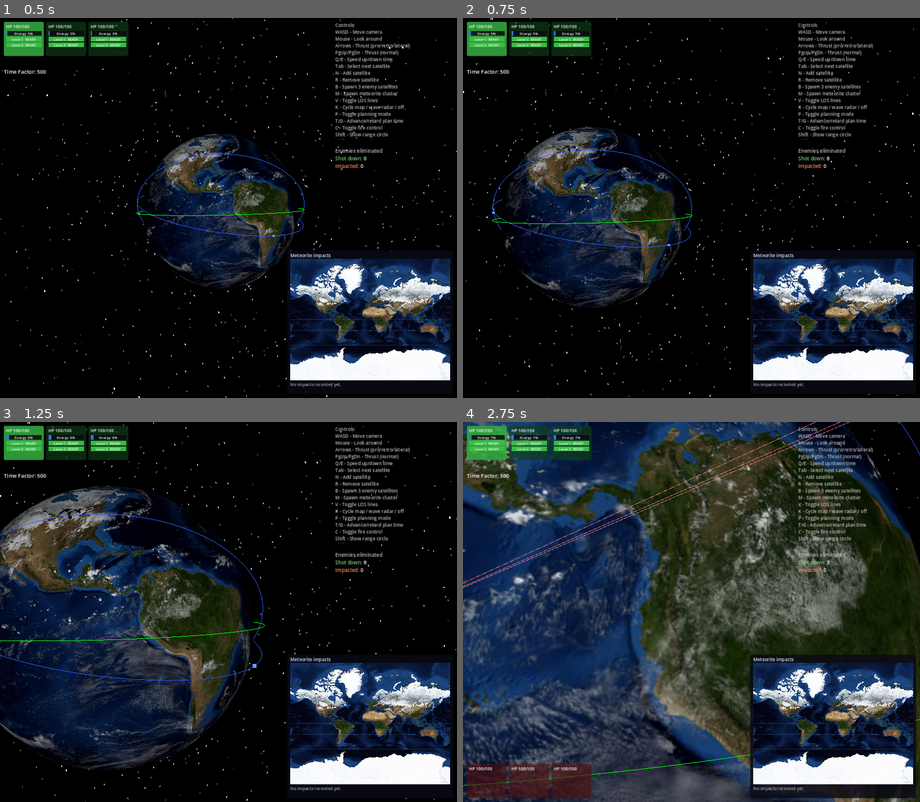
Above: before the commit, frames 1-4 (two rows, left to right).
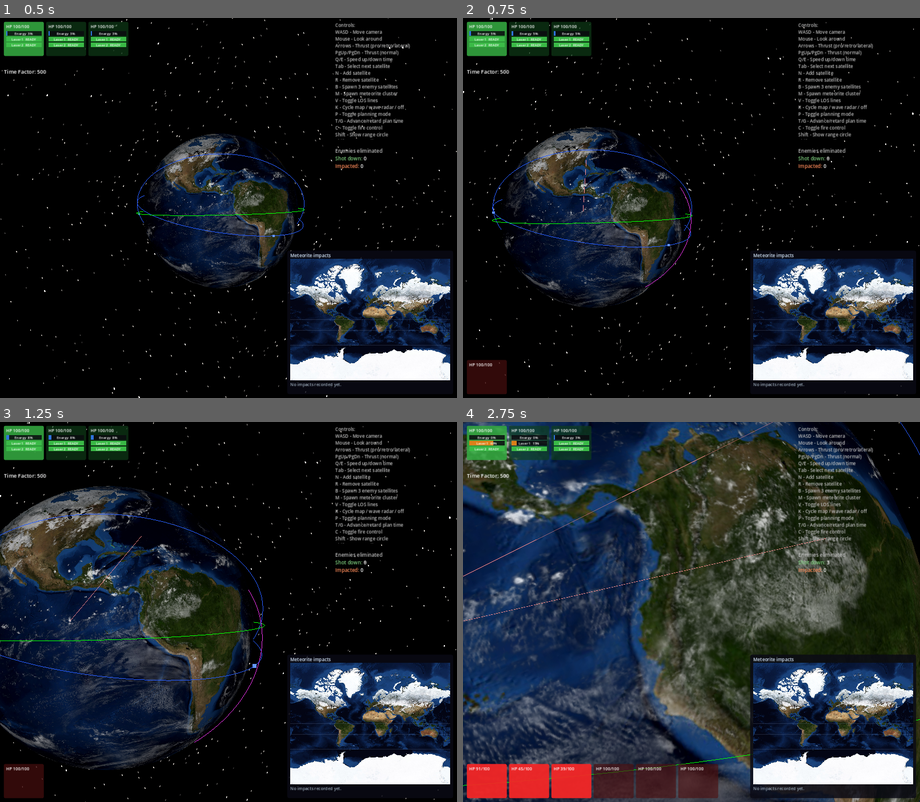
Above: after the commit, the same moments.

Repository: mellenburg/game
Game: Godot game, scene res://scenes/main.tscn
Same seed, same stepped clock (60 frames per second), same inputs: the game is played once before the commit and once after it.
Inputs (mouse positions are in pixels of both pictures, inside the frame that each line leads up to):
- Up to frame 1 (0.5 s): no input
- Up to frame 2 (0.75 s): tap Enter at 0.5 s; move the mouse to (714, 208) at 0.52 s; hold W (move_forward) from 0.53 s (still down); tap J (add_decaying_enemy, bound only after the commit) at 0.6 s
- Up to frame 3 (1.25 s): keep holding W (move_forward)
- Up to frame 4 (2.75 s): keep holding W (move_forward); move the mouse to (668, 612) at 1.27 s; tap B (add_enemies) at 1.35 s; tap J (add_decaying_enemy, bound only after the commit) at 1.55, 2.3 s; move the mouse to (700, 604) at 2.02 s; tap M (add_meteorites) at 2.1 s

Frame 1 is identical in both runs. In frame 2, 0.8% of the frame differs, in the area x 0-50%, y 36-99%; in frame 3, 0.9%; in frame 4, 5.4%, in the area x 0-85%, y 0-100%.

Commit message:
Add decaying-orbit enemy spawned with J: ascends to a 500 km apogee, gets a retrograde momentum kick that halves r_p, then impacts ground.
The orbit is rendered only up to apogee on the ascending leg
(update_ascent_arc) and switches to the meteorite-style truncated
ground-impact arc once the burn fires. Apogee detection lives in
Satellite.advance_time as an r·v sign-flip; the burn applies the
analytical scale factor sqrt((r+r_p)/(2r+r_p)) to the velocity, which
preserves apogee and exactly halves perigee at the apogee point.

Diff:
--- a/godot/project.godot
+++ b/godot/project.godot
@@ -109,6 +109,10 @@
 "deadzone": 0.5,
 "events": [Object(InputEventKey,"resource_local_to_scene":false,"resource_name":"","device":-1,"window_id":0,"alt_press …(191 unchanged characters)…
 }
+add_decaying_enemy={
+"deadzone": 0.5,
+"events": [Object(InputEventKey,"resource_local_to_scene":false,"resource_name":"","device":-1,"window_id":0,"alt_pressed":false,"shift_pressed":false,"ctrl_pressed":false,"meta_pressed":false,"pressed":false,"keycode":0,"physical_keycode":74,"key_label":0,"unicode":0,"location":0,"echo":false,"script":null)]
+}
 toggle_los={
 "deadzone": 0.5,
 "events": [Object(InputEventKey,"resource_local_to_scene":false,"resource_name":"","device":-1,"window_id":0,"alt_press …(191 unchanged characters)…
--- a/godot/scripts/earth_system.gd
+++ b/godot/scripts/earth_system.gd
@@ -91,6 +91,18 @@
 const METEORITE_WAVE_DURATION_SEC: float = 10.0
 const METEORITE_WAVE_PREROLL_SEC: float = 10.0
 
+# Decaying-orbit enemy: spawned just past perigee on a low elliptical
+# orbit, ascends to apogee, then burns at apogee to halve r_p. The new
+# perigee is well below Earth's surface (r_p_new = r_p/2 < EARTH_RADIUS
+# for any r_a < 12.7 R_e), so the body impacts ground on the descending
+# leg. Apogee 500 km altitude per design spec; perigee 100 km is the
+# lowest workable initial altitude that still leaves the spawn point
+# (15° past perigee) clear of the surface.
+const DECAYING_APOGEE_ALT_KM: float = 500.0
+const DECAYING_PERIGEE_ALT_KM: float = 100.0
+const DECAYING_INITIAL_NU_DEG: float = 15.0
+const DECAYING_HP: float = 100.0
+
 @export var time_factor: int = 500
 var planning_dt: int = 0
 var planning_mode: bool = false
@@ -265,12 +277,13 @@
 			i += 1
 			continue
 		# Tally enemy terminations by cause: HP gone -> shot down by a
-		# weapon; meteorite still has HP -> ground impact (advance_time
-		# kills it on surface crossing without touching hp).
+		# weapon; sub-orbital body (meteorite or post-burn decaying
+		# enemy) still has HP -> ground impact (advance_time kills it
+		# on surface crossing without touching hp).
 		if sat.team == Satellite.TEAM_ENEMY:
 			if sat.hp <= 0.0:
 				enemies_shot_down += 1
-			elif sat.is_meteorite:
+			elif sat.is_meteorite or sat.is_decaying:
 				meteorites_impacted += 1
 				_record_meteorite_impact(sat)
 		# Mirror removal in planning so indices stay aligned.
@@ -384,6 +397,8 @@
 		add_meteorite_storm()
 	if Input.is_action_just_pressed("start_meteorite_wave"):
 		start_meteorite_wave()
+	if Input.is_action_just_pressed("add_decaying_enemy"):
+		add_decaying_enemy()
 	if Input.is_action_just_pressed("toggle_los"):
 		hud.los_visible = not hud.los_visible
 	if Input.is_action_just_pressed("toggle_impact_map"):
@@ -696,6 +711,55 @@
 	}
 
 
+# Spawn a single decaying-orbit enemy. Highly elliptical, spawned just
+# past perigee on the ascending leg with apogee at the configured low
+# altitude. The body climbs to apogee, gets a retrograde momentum kick
+# that halves r_p (driving perigee below Earth's surface), and then
+# impacts on the descending leg.
+func add_decaying_enemy() -> void:
+	var sat := _make_decaying_enemy()
+	satellite_container.add_child(sat)
+	real_satellites.append(sat)
+
+
+func _make_decaying_enemy() -> Satellite:
+	var sat := Satellite.new()
+	sat.team = Satellite.TEAM_ENEMY
+	sat.weapons.clear()
+	sat.is_decaying = true
+	sat.hp = DECAYING_HP
+
+	var r_p := EarthOrbit.EARTH_RADIUS_KM + DECAYING_PERIGEE_ALT_KM
+	var r_a := EarthOrbit.EARTH_RADIUS_KM + DECAYING_APOGEE_ALT_KM
+	var a := 0.5 * (r_p + r_a)
+	var e := (r_a - r_p) / (r_a + r_p)
+	var p_slr := a * (1.0 - e * e)
+	var nu := deg_to_rad(DECAYING_INITIAL_NU_DEG)
+
+	# Random orbital plane: pick an inclination/RAAN/argp triple so each
+	# spawn comes in from a different direction. Build perifocal-frame
+	# state (perigee along +x_pqw) at the requested true anomaly, then
+	# rotate into ECI with the standard 3-1-3 sequence.
+	var inc := _rng.randf_range(0.0, PI)
+	var raan := _rng.randf_range(0.0, TAU)
+	var argp := _rng.randf_range(0.0, TAU)
+	var co := cos(raan); var so := sin(raan)
+	var ci := cos(inc); var si := sin(inc)
+	var cw := cos(argp); var sw := sin(argp)
+	var pqw_x := Vector3(co * cw - so * sw * ci,  so * cw + co * sw * ci,  sw * si)
+	var pqw_y := Vector3(-co * sw - so * cw * ci, -so * sw + co * cw * ci, cw * si)
+
+	var r_at := p_slr / (1.0 + e * cos(nu))
+	var pos := pqw_x * (r_at * cos(nu)) + pqw_y * (r_at * sin(nu))
+	# Perifocal velocity from the conic identities: v_p = sqrt(μ/p) * -sin(ν),
+	# v_q = sqrt(μ/p) * (e + cos(ν)). Prograde so the body advances
+	# toward apogee.
+	var v_mag := sqrt(EarthOrbit.MU / p_slr)
+	var vel := pqw_x * (-v_mag * sin(nu)) + pqw_y * (v_mag * (e + cos(nu)))
+	sat.orbit = EarthOrbit.new(pos, vel)
+	return sat
+
+
 func _make_enemy_in_random_orbit() -> Satellite:
 	var sat := Satellite.new()
 	sat.team = Satellite.TEAM_ENEMY
--- a/godot/scripts/orbital_path.gd
+++ b/godot/scripts/orbital_path.gd
@@ -167,6 +167,52 @@
 	_last_color = color
 
 
+## Render the ascending-arc-only path of a decaying-orbit enemy: from
+## the body's current true anomaly forward in motion up to (but not
+## past) apogee at nu = π. Used when r·v ≥ 0 — once the body has
+## crossed apogee and the burn has fired, the caller switches over to
+## update_trajectory to draw the ground-impact arc instead.
+func update_ascent_arc(orbit: EarthOrbit) -> void:
+	if not orbit.is_state_valid():
+		_array_mesh.clear_surfaces()
+		return
+	var e := orbit.ecc
+	var p_slr := orbit.p_slr
+	if not is_finite(e) or not is_finite(p_slr) or p_slr <= 0.0:
+		_array_mesh.clear_surfaces()
+		return
+	# orbit.nu wraps to (-π, π]; on the ascending branch r·v ≥ 0 it sits
+	# in [0, π]. Refuse to render past apogee — caller is responsible
+	# for switching renderers once the body crosses.
+	var nu0: float = orbit.nu
+	if nu0 < 0.0 or nu0 >= PI:
+		_array_mesh.clear_surfaces()
+		return
+
+	var co := cos(orbit.raan); var so := sin(orbit.raan)
+	var ci := cos(orbit.inc); var si := sin(orbit.inc)
+	var cw := cos(orbit.argp); var sw := sin(orbit.argp)
+	var pqw_x := Vector3(co * cw - so * sw * ci,  so * cw + co * sw * ci,  sw * si)
+	var pqw_y := Vector3(-co * sw - so * cw * ci, -so * sw + co * cw * ci, cw * si)
+
+	for i in range(POINTS + 1):
+		var t := float(i) / float(POINTS)
+		var nu := lerpf(nu0, PI, t)
+		var r_at := p_slr / (1.0 + e * cos(nu))
+		var p_local := r_at * cos(nu)
+		var q_local := r_at * sin(nu)
+		var pos := (pqw_x * p_local + pqw_y * q_local) * SCENE_SCALE
+		_points[i] = pos
+		_colors[i] = color
+
+	_upload_surface()
+	_material.albedo_color = color
+	# nu0 sweeps every tick — invalidate the orbit-cache signature so a
+	# later switch back to update_orbit forces a rebuild.
+	_last_signature = Vector4(NAN, NAN, NAN, NAN)
+	_last_color = color
+
+
 func _upload_surface() -> void:
 	_array_mesh.clear_surfaces()
 	var arrays := []
--- a/godot/scripts/satellite.gd
+++ b/godot/scripts/satellite.gd
@@ -21,6 +21,7 @@
 const COLOR_PLAYER := Color(0.4, 0.6, 1.0)
 const COLOR_ENEMY := Color(1.0, 0.35, 0.35)
 const COLOR_METEORITE := Color(1.0, 0.85, 0.4)
+const COLOR_DECAYING := Color(0.95, 0.45, 0.95)
 const COLOR_HIT := Color(1.0, 0.25, 0.05)
 
 const MAX_HP: float = 100.0
@@ -49,6 +50,12 @@
 # suppress the orbit-path visual (a meaningless ellipse clipping through
 # Earth) and to terminate the entity on ground contact.
 var is_meteorite: bool = false
+# Decaying-orbit enemy: spawned ascending toward a low apogee. Each
+# apogee crossing triggers a retrograde burn that halves r_p, pulling
+# the body's perigee progressively below the surface until it impacts.
+# Drives both the apogee-burn step in advance_time and the truncated
+# "ascent only" path renderer so the orbit is never drawn past apogee.
+var is_decaying: bool = false
 # Shared energy reservoir, drained by every weapon's fire(). Charges
 # at ENERGY_RATE_PER_SIM_SEC per simulated second so time_factor
 # scales it the same as everything else.
@@ -220,6 +227,18 @@
 		orbit_alive = false
 		_hide_visuals()
 		return
+	# Decaying-orbit apogee burn. Ascending → descending transition (r·v
+	# flips positive to negative) marks the apogee crossing; halve r_p
+	# by scaling the velocity along its current direction. The next
+	# perigee will be below the surface by construction (r_p_new < r_a/2
+	# < EARTH_RADIUS for any apogee inside ~12.7 R_e), so the standard
+	# surface-cross check terminates the body on its descending leg.
+	if (
+		is_decaying
+		and r_dot_v_before > 0.0
+		and orbit.r.dot(orbit.v) < 0.0
+	):
+		_apogee_decay_burn()
 	# Any satellite whose trajectory crosses the surface exits play. The
 	# Keplerian propagator is happy to push a body straight through the
 	# planet and out the other side, so we kill on either (a) the post-
@@ -253,10 +272,37 @@
 	# Meteorites get the truncated-trajectory renderer: the same line
 	# style as a regular orbit, but cut off at the surface so the part
 	# that would tunnel through Earth isn't drawn.
-	if is_meteorite:
+	if is_decaying:
+		# Ascending: render only up to apogee. Descending (post-burn,
+		# r_p below surface): render the truncated ground-impact arc —
+		# same renderer the meteorites use.
+		if orbit.r.dot(orbit.v) >= 0.0:
+			path_visual.update_ascent_arc(orbit)
+		else:
+			path_visual.update_trajectory(orbit)
+	elif is_meteorite:
 		path_visual.update_trajectory(orbit)
 	else:
 		path_visual.update_orbit(orbit)
+
+
+# Halve r_p by scaling the velocity vector along its own direction. At
+# (or near) apogee the velocity is tangential so this preserves r_a and
+# only shrinks perigee; analytical scale factor falls out of the vis-viva
+# identity v_a² = 2μ r_p / (r·(r + r_p)).
+func _apogee_decay_burn() -> void:
+	var r := orbit.norm_r
+	var r_p := orbit.r_p
+	if not is_finite(r) or not is_finite(r_p) or r <= 0.0 or r_p <= 0.0:
+		return
+	var k := sqrt((r + r_p) / (2.0 * r + r_p))
+	# maneuver(dv, t=0) skips propagation and applies the velocity delta,
+	# then recomputes derived elements — equivalent to "set v" without
+	# touching the propagator's private API.
+	var dv := orbit.v * (k - 1.0)
+	if not orbit.maneuver(dv, 0.0):
+		orbit_alive = false
+		_hide_visuals()
 
 
 ## Full clone — orbital state and operator-queued maneuver intent.
@@ -279,6 +325,7 @@
 	hp = other.hp
 	alive = other.alive
 	is_meteorite = other.is_meteorite
+	is_decaying = other.is_decaying
 	# Mirror armed-vs-unarmed so the planning HUD doesn't show an
 	# energy bar for an enemy preview (clones get fresh weapons in
 	# _init that we'd otherwise leave dangling).
@@ -301,6 +348,8 @@
 func _base_color() -> Color:
 	if is_meteorite:
 		return COLOR_METEORITE
+	if is_decaying:
+		return COLOR_DECAYING
 	return COLOR_ENEMY if team == TEAM_ENEMY else COLOR_PLAYER
 
 
--- /dev/null
+++ b/godot/tests/test_decaying_orbit.gd
@@ -0,0 +1,128 @@
+extends "res://tests/framework.gd"
+## Decaying-orbit enemy tests. Pure-math: verify the geometry of the
+## spawn orbit and the analytical apogee-burn that halves r_p. The
+## Satellite-side detection (apogee crossing → burn) is exercised
+## indirectly through the orbit it produces.
+
+const EarthOrbit = preload("res://scripts/earth_orbit.gd")
+
+const APOGEE_ALT_KM: float = 500.0
+const PERIGEE_ALT_KM: float = 100.0
+const INITIAL_NU_DEG: float = 15.0
+
+
+# Build the same perifocal-state spawn orbit that EarthSystem uses.
+# Equatorial / RAAN=0 / argp=0 to keep the geometry test-introspectable
+# without dragging the rotation matrices in.
+func _make_decaying() -> EarthOrbit:
+	var r_p := EarthOrbit.EARTH_RADIUS_KM + PERIGEE_ALT_KM
+	var r_a := EarthOrbit.EARTH_RADIUS_KM + APOGEE_ALT_KM
+	var a := 0.5 * (r_p + r_a)
+	var e := (r_a - r_p) / (r_a + r_p)
+	var p_slr := a * (1.0 - e * e)
+	var nu := deg_to_rad(INITIAL_NU_DEG)
+	var r_at := p_slr / (1.0 + e * cos(nu))
+	var pos := Vector3(r_at * cos(nu), r_at * sin(nu), 0.0)
+	var v_mag := sqrt(EarthOrbit.MU / p_slr)
+	var vel := Vector3(-v_mag * sin(nu), v_mag * (e + cos(nu)), 0.0)
+	return EarthOrbit.new(pos, vel)
+
+
+func test_apogee_matches_spec() -> void:
+	var o := _make_decaying()
+	assert_close(o.r_a, EarthOrbit.EARTH_RADIUS_KM + APOGEE_ALT_KM, 1.0e-2)
+
+
+func test_perigee_matches_spec() -> void:
+	var o := _make_decaying()
+	assert_close(o.r_p, EarthOrbit.EARTH_RADIUS_KM + PERIGEE_ALT_KM, 1.0e-2)
+
+
+func test_spawn_is_above_surface() -> void:
+	# 15° past perigee with these altitudes leaves the spawn point well
+	# above ground — if the constants are ever cranked toward higher
+	# eccentricity, this guard catches a sub-surface spawn before it
+	# becomes a soft crash in the propagator.
+	var o := _make_decaying()
+	assert_true(
+		o.norm_r > EarthOrbit.EARTH_RADIUS_KM,
+		"spawn r=%f below surface=%f" % [o.norm_r, EarthOrbit.EARTH_RADIUS_KM]
+	)
+
+
+func test_spawn_is_ascending() -> void:
+	# Body must be moving outward toward apogee at spawn — otherwise the
+	# apogee-burn detector (r·v sign flip) never fires.
+	var o := _make_decaying()
+	assert_true(o.r.dot(o.v) > 0.0, "spawn r·v=%f, expected > 0" % o.r.dot(o.v))
+
+
+func test_spawn_true_anomaly_matches() -> void:
+	var o := _make_decaying()
+	assert_close(o.nu, deg_to_rad(INITIAL_NU_DEG), 1.0e-5)
+
+
+func test_propagation_reaches_apogee() -> void:
+	# Step through half a period; r·v must cross from positive to
+	# negative once apogee is reached. A successful crossing detection
+	# is the precondition for the satellite-side burn trigger.
+	var o := _make_decaying()
+	var crossed := false
+	var dt := 10.0
+	for _i in range(int(o.period / dt) + 5):
+		var rdv_before: float = o.r.dot(o.v)
+		assert_true(o.propagate(dt))
+		var rdv_after: float = o.r.dot(o.v)
+		if rdv_before > 0.0 and rdv_after < 0.0:
+			crossed = true
+			break
+	assert_true(crossed, "ascending body never crossed apogee")
+
+
+func test_apogee_burn_halves_perigee() -> void:
+	# Analytical scale factor v_new/v_old = sqrt((r+r_p)/(2r+r_p)) at
+	# apogee. Apply it and check the new orbit's r_p ≈ r_p/2.
+	var o := _make_decaying()
+	# Roll forward to apogee. r·v sign flip terminates the loop; using
+	# a small step keeps us within ~ a step's worth of true anomaly past
+	# the exact apogee point, where the analytic scaling is still valid.
+	var dt := 5.0
+	for _i in range(int(o.period / dt) + 5):
+		var rdv_before: float = o.r.dot(o.v)
+		assert_true(o.propagate(dt))
+		if rdv_before > 0.0 and o.r.dot(o.v) < 0.0:
+			break
+	var r_p_before := o.r_p
+	var r := o.norm_r
+	var k := sqrt((r + r_p_before) / (2.0 * r + r_p_before))
+	# maneuver(dv, t=0) → v += dv, recompute elements. Same call site
+	# Satellite._apogee_decay_burn uses.
+	assert_true(o.maneuver(o.v * (k - 1.0), 0.0))
+	# Tolerance is loose because we burn slightly past apogee — the
+	# velocity has a tiny radial component, so post-burn r_p is within
+	# a few km of r_p/2 rather than exact.
+	assert_close(o.r_p, r_p_before * 0.5, 5.0)
+
+
+func test_post_burn_perigee_below_surface() -> void:
+	# With apogee 500 km and perigee 100 km, halving r_p drops it to
+	# ~3236 km — well below the surface, so the body's next perigee
+	# pass impacts. Locks the gameplay invariant: one apogee burn is
+	# enough for the body to leave play.
+	var o := _make_decaying()
+	var dt := 5.0
+	for _i in range(int(o.period / dt) + 5):
+		var rdv_before: float = o.r.dot(o.v)
+		assert_true(o.propagate(dt))
+		if rdv_before > 0.0 and o.r.dot(o.v) < 0.0:
+			break
+	var r_p_before := o.r_p
+	var r := o.norm_r
+	var k := sqrt((r + r_p_before) / (2.0 * r + r_p_before))
+	assert_true(o.maneuver(o.v * (k - 1.0), 0.0))
+	assert_true(
+		o.r_p < EarthOrbit.EARTH_RADIUS_KM,
+		"post-burn r_p=%f still above surface=%f" % [
+			o.r_p, EarthOrbit.EARTH_RADIUS_KM
+		]
+	)
